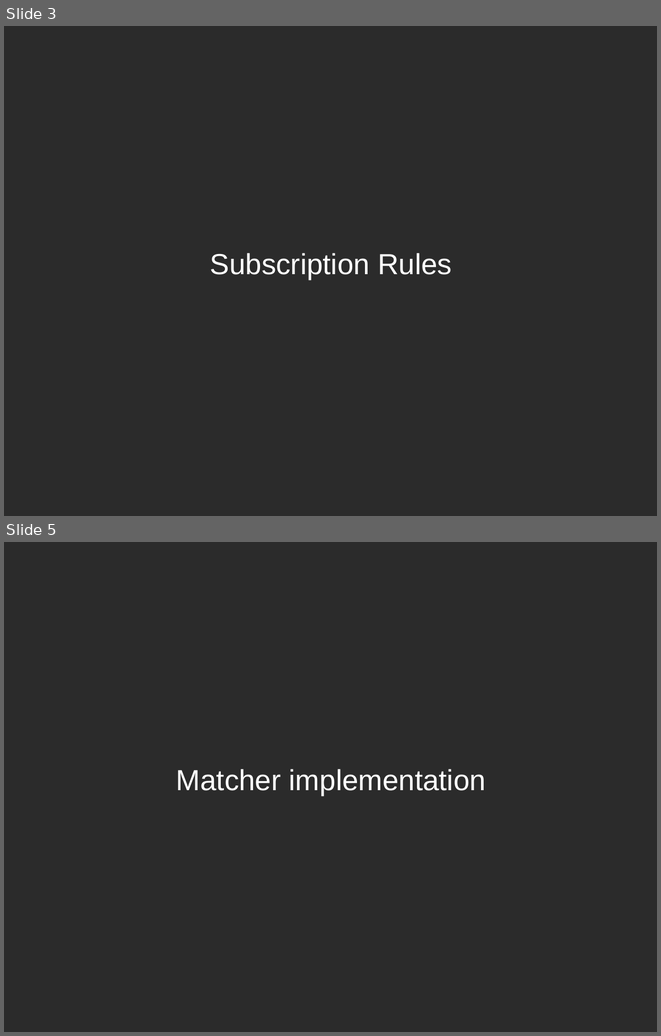
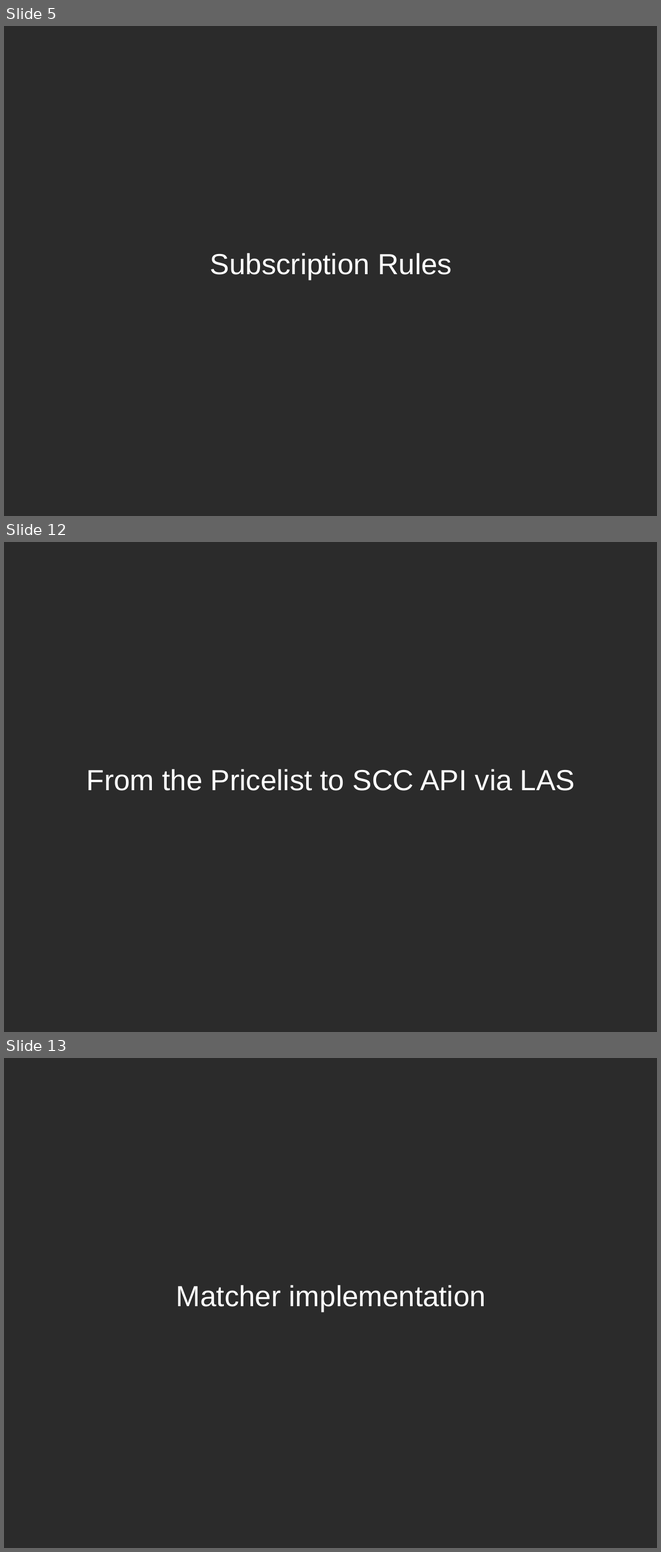
Before and after one commit to hustodemon/subscription-matcher, a slide deck: doc/SubscriptionCounting.odp. Shown one above the other, each under a label of ours: slides 3 and 5 before the commit, slides 5, 12 and 13 after it; the slides between them are not shown. The pictures are 661x1036 and 661x1552 pixels, drawn with LibreOffice and Linux fonts; fonts in the diff are those of the drawing; background and template pictures are left out; a plain dark background stands for a picture behind light text. Boxes give left, top, right and bottom in pixels: in the first picture for what was removed or moved away, otherwise in the second. Text is boxed around its words. In the diff, an @@ line names an element or a change of style, - is before the commit and + after.

```diff
--- a/doc/SubscriptionCounting.odp
+++ b/doc/SubscriptionCounting.odp
@@ slide 12 added at bbox=[4, 542, 657, 1032], background picture (left out) @@
@@ title added at bbox=[87, 769, 575, 791], 32 pt, text #FFFFFF @@
+From the Pricelist to SCC API via LAS
@@ what was slide 3 is now slide 5 @@
@@ what was slide 5 is now slide 13 @@
```
Also in this commit, not shown: 1 slide changed, 8 other slides added, 1 slide removed.
